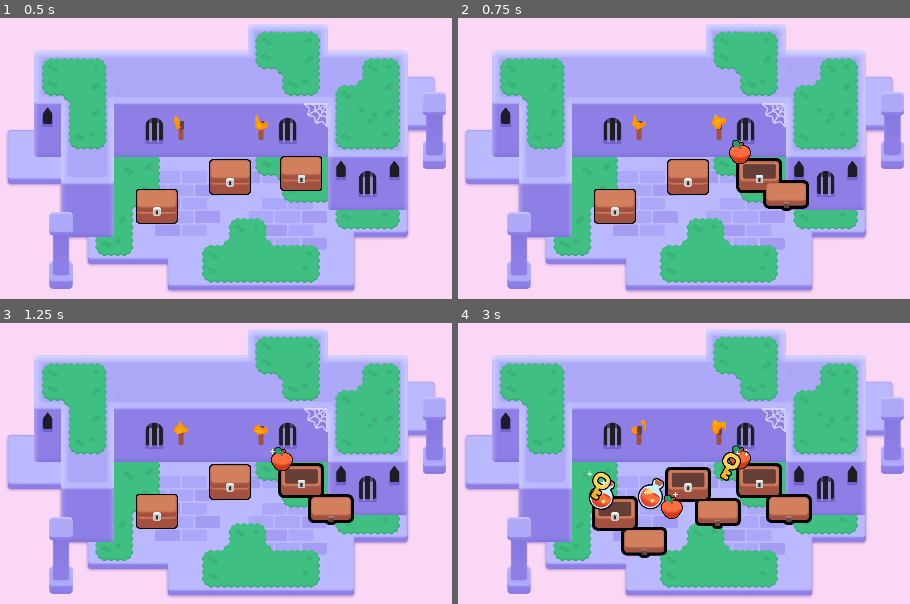
Above: before the commit, frames 1-4 (two rows, left to right).
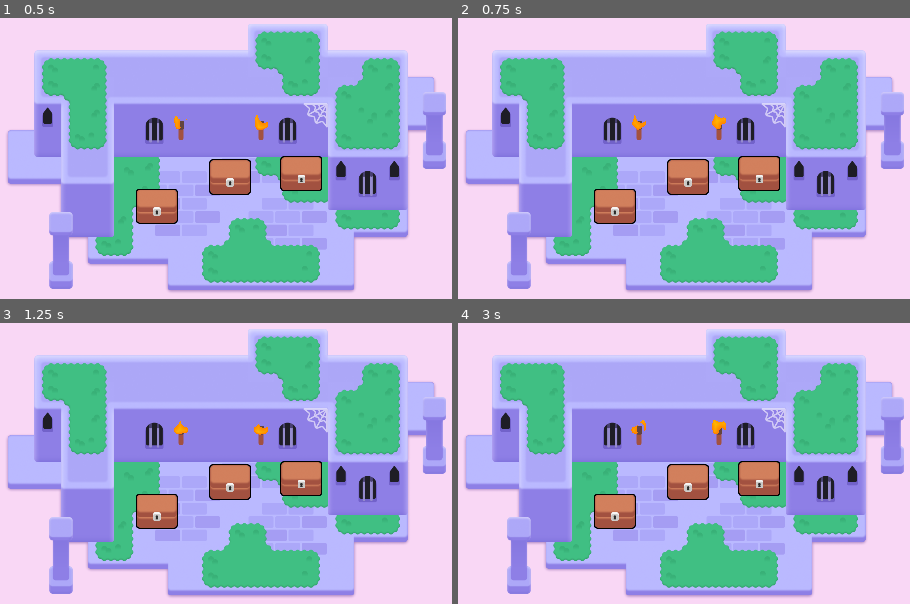
Above: after the commit, the same moments.

Repository: qwertyuiopasdfghjklzxcvbnm1234567890000/2d-GameDev-Course
Game: Godot game, scene res://lessons/mini_dungeon.tscn
Same seed, same stepped clock (60 frames per second), same inputs: the game is played once before the commit and once after it.
Inputs (mouse positions are in pixels of both pictures, inside the frame that each line leads up to):
- Up to frame 1 (0.5 s): no input
- Up to frame 2 (0.75 s): tap Enter at 0.5 s; move the mouse to (760, 172) at 0.52 s; press the mouse at (760, 172) at 0.53 s; hold D (move_right) from 0.53 s (still down)
- Up to frame 3 (1.25 s): keep holding D (move_right); tap Space at 0.77 s
- Up to frame 4 (3 s): move the mouse to (616, 511) at 1.27 s; release D (move_right) at 1.28 s; release the mouse at (616, 511) at 1.28 s; hold S (move_down) 1.28-2.03 s; right-click (616, 511) at 1.35 s; click (616, 511) at 1.42 s; tap Space at 1.52 s; move the mouse to (688, 483) at 2.02 s; hold D (move_right) 2.03-2.78 s; tap Z at 2.1 s; click (688, 483) at 2.17 s; move the mouse to (638, 570) at 2.77 s; hold W (move_up) from 2.78 s (still down); click (638, 570) at 2.85 s

Frame 1 is identical in both runs. In frame 2, 2.0% of the frame differs, in the area x 59-78%, y 43-69%; in frame 3, 2.0%; in frame 4, 6.9%, in the area x 28-79%, y 43-84%.
Error after the commit: Parse Error: Expected closing ")" after call arguments. (res://lessons/chest/chest.gd:51)

Commit message:
L6 Started

Diff:
--- a/M06.looting_workbook/lessons/chest/chest.gd
+++ b/M06.looting_workbook/lessons/chest/chest.gd
@@ -43,4 +43,9 @@
 	var random_angle := randf_range(0.0, 2.0 * PI)
 	var random_direction := Vector2(1.0, 0.0).rotated(random_angle)
 	var random_distance := randf_range(60.0, 120.0)
-	loot_item.position = random_direction * random_distance
+	var land_position := random_direction * random_distance
+	const FLIGHT_TIME := 0.4
+	const HALF_FLIGHT_TIME := FLIGHT_TIME / 2.0
+	var tween := create_tween()
+	loot_item.scale = Vector2(0.25, 0.25)
+	tween.tween_property(loot_item, "scale", Vector2(1.0, 1.0, HALF_FLIGHT_TIME)
--- a/M06.looting_workbook/practices/L6.P1.the_pinata/the_pinata.tscn
+++ b/M06.looting_workbook/practices/L6.P1.the_pinata/the_pinata.tscn
@@ -1,14 +1,11 @@
-[gd_scene load_steps=3 format=3 uid="uid://c601w57k2rnk"]
+[gd_scene load_steps=2 format=3 uid="uid://c601w57k2rnk"]
 
 [ext_resource type="PackedScene" path="res://practices/L6.P1.the_pinata/balloon_pinata.tscn" id="1_33y8y"]
-[ext_resource type="PackedScene" path="res://practices/L6.P1.the_pinata/candy/candy.tscn" id="2_dw1pw"]
 
 [node name="ThePiñata" type="Node2D"]
 metadata/_edit_horizontal_guides_ = []
 
 [node name="BalloonPinata" parent="." instance=ExtResource("1_33y8y")]
-
-[node name="Candy" parent="BalloonPinata" instance=ExtResource("2_dw1pw")]
 
 [node name="ExtraVisuals" type="Node" parent="."]
 
